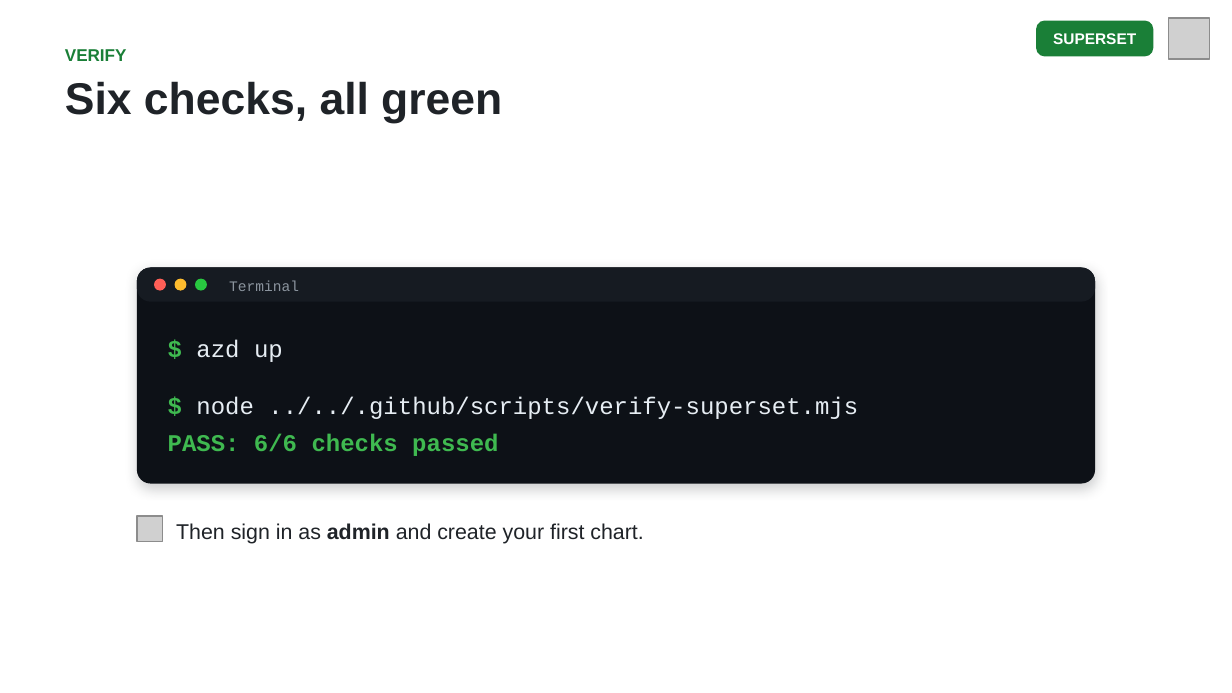
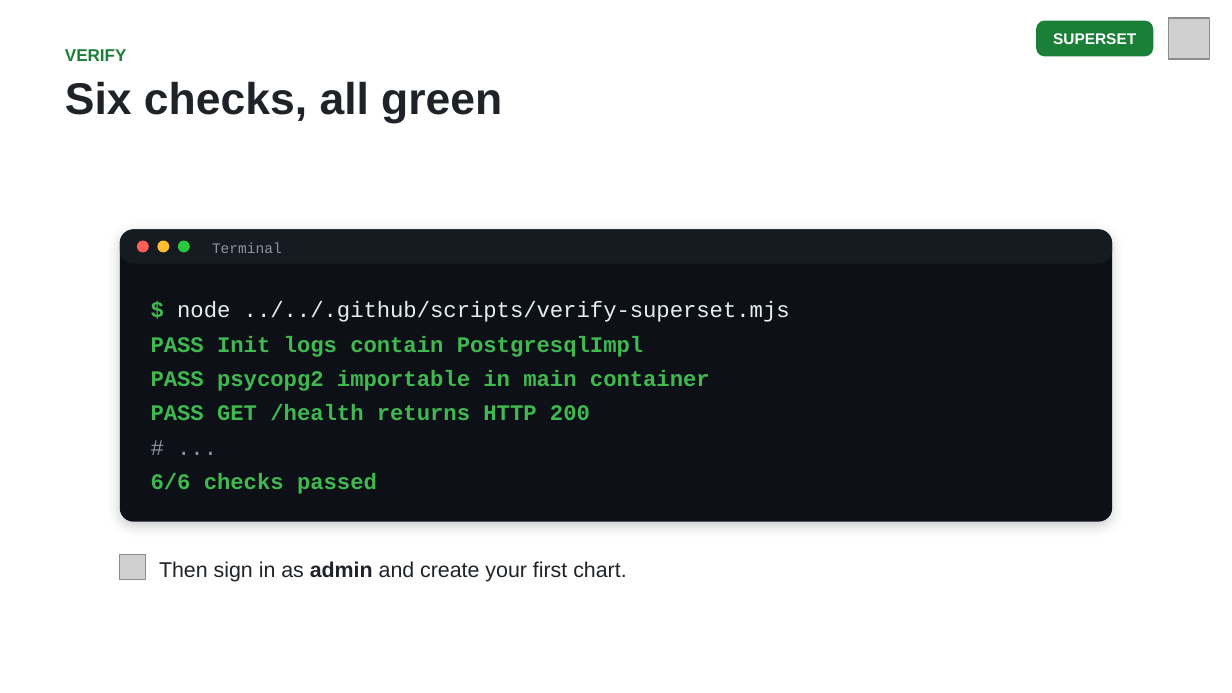
Before and after one commit to DanWahlin/agentic-journeys, a slide deck: slide 16 of slides/06-superset.pptx. Drawn at 1232x693 pixels with LibreOffice and Linux fonts; fonts in the diff are those of the drawing; grey boxes stand for pictures. Boxes give left, top, right and bottom in pixels: in the first picture for what was removed or moved away, otherwise in the second. Text is boxed around its words. In the diff, an @@ line names an element or a change of style, - is before the commit and + after.

```diff
--- a/slides/06-superset.pptx
+++ b/slides/06-superset.pptx
@@ rounded rectangle: place and size @@
-rounded rectangle at bbox=[137, 267, 1095, 483]
+rounded rectangle at bbox=[120, 229, 1112, 521]
@@ rounded rectangle at bbox=[120, 229, 1112, 521]: proportions changed @@
@@ rounded rectangle: place and size @@
-rounded rectangle at bbox=[137, 267, 1095, 302]
+rounded rectangle at bbox=[120, 229, 1112, 264]
@@ 2 rounded rectangles, 1 text: place and size @@
-2 rounded rectangles, 1 text at bbox=[154, 278, 299, 291]
+2 rounded rectangles, 1 text at bbox=[137, 240, 282, 253]
@@ rounded rectangle: place and size @@
-rounded rectangle at bbox=[195, 278, 207, 291]
+rounded rectangle at bbox=[177, 240, 190, 253]
@@ text "$ node ../../.github/scripts/verify-superset.mjs": place and size @@
-text "$ node ../../.github/scripts/verify-superset.mjs" at bbox=[196, 396, 858, 419]
+text "$ node ../../.github/scripts/verify-superset.mjs" at bbox=[177, 301, 790, 322]
@@ text "$ node ../../.github/scripts/verify-superset.mjs" at bbox=[177, 301, 790, 322]: size 14 to 13 pt; line spacing 21.7pt to 20.1pt @@
@@ text added at bbox=[151, 336, 643, 357], 13 pt, text #3FB950, bold @@
+PASS Init logs contain PostgresqlImpl
@@ text removed at bbox=[196, 340, 283, 362] @@
-$ azd up
@@ text added at bbox=[151, 370, 710, 391], 13 pt, text #3FB950, bold @@
+PASS psycopg2 importable in main container
@@ text added at bbox=[151, 404, 590, 420], 13 pt, text #3FB950, bold @@
+PASS GET /health returns HTTP 200
@@ text added at bbox=[150, 425, 1100, 460], 13 pt, text #8B949E @@
+# ...
@@ text at bbox=[151, 473, 377, 494]: text changed; size 14 to 13 pt @@
-PASS: 6/6 checks passed
+6/6 checks passed
@@ picture: place and size @@
-picture at bbox=[137, 516, 163, 542]
+picture at bbox=[120, 554, 145, 580]
@@ text "Then sign in as admin ...": place and size @@
-text "Then sign in as admin ..." at bbox=[176, 523, 643, 544]
+text "Then sign in as admin ..." at bbox=[159, 561, 626, 582]
```
Also in this commit, not shown: 7 other files.
